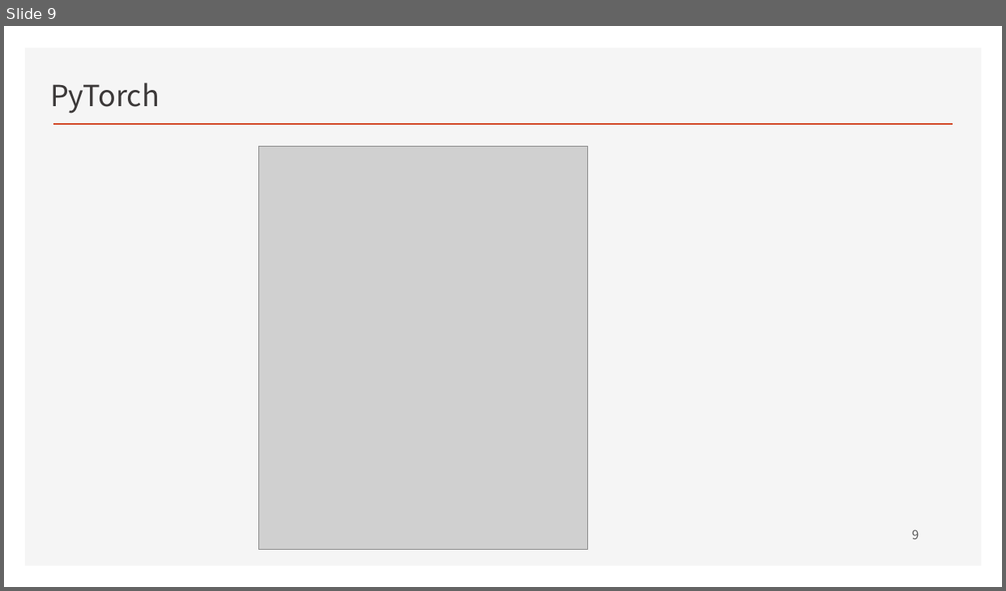
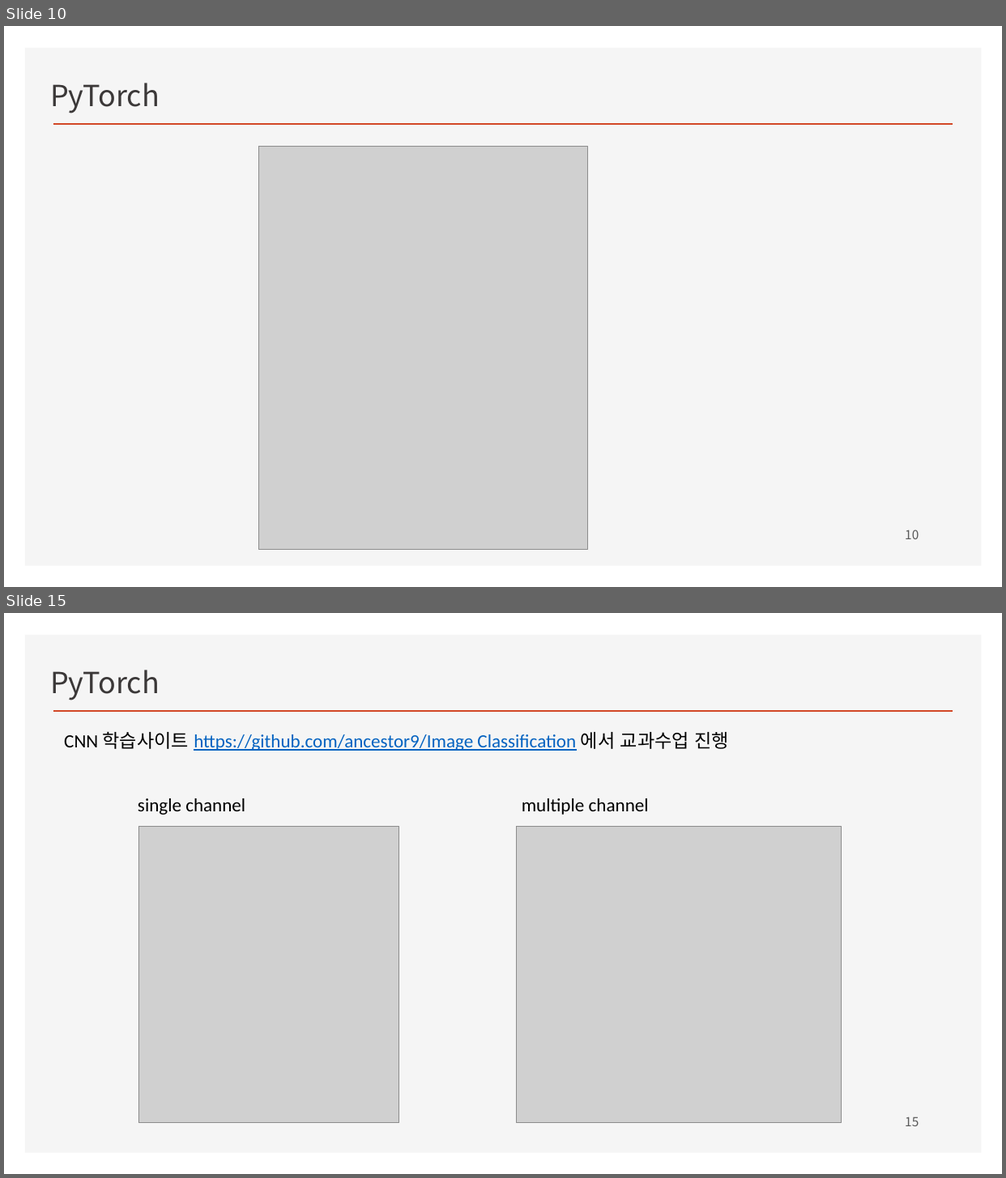
Before and after one commit to ancestor9/2026_Fall_Deep-Learning-with-Python, a slide deck: CNN/CNN.pptx. Shown one above the other, each under a label of ours: slide 9 before the commit, slides 10 and 15 after it; the slides between them are not shown. The pictures are 1006x591 and 1006x1178 pixels, drawn with LibreOffice and Linux fonts; fonts in the diff are those of the drawing; grey boxes stand for pictures; background and template pictures are left out. Boxes give left, top, right and bottom in pixels: in the first picture for what was removed or moved away, otherwise in the second. Text is boxed around its words. In the diff, an @@ line names an element or a change of style, - is before the commit and + after.

```diff
--- a/CNN/CNN.pptx
+++ b/CNN/CNN.pptx
@@ slide 15 added at (x1=4, y1=613, x2=1002, y2=1174), background #FFFFFF; not listed: 2 template elements that a slide beside it also shows @@
@@ text added at (x1=50, y1=670, x2=160, y2=700), 28 pt, text #3B3838 @@
+PyTorch
@@ text added at (x1=64, y1=731, x2=729, y2=751), 18 pt, text #0563C1, underline @@
+CNN 학습사이트 https://github.com/ancestor9/Image Classification 에서 교과수업 진행
@@ text added at (x1=138, y1=798, x2=245, y2=815), 18 pt, text #000000 @@
+single channel
@@ text added at (x1=522, y1=798, x2=649, y2=815), 18 pt, text #000000 @@
+multiple channel
@@ picture added at (x1=138, y1=827, x2=399, y2=1123) @@
@@ picture added at (x1=517, y1=827, x2=841, y2=1123) @@
@@ page number added at (x1=905, y1=1117, x2=918, y2=1127), 12 pt, text #595959 @@
+15
@@ what was slide 9 is now slide 10 @@
@@ page number at (x1=905, y1=530, x2=918, y2=540): text changed @@
-9
+10
```
Also in this commit, not shown: 7 other slides added.
